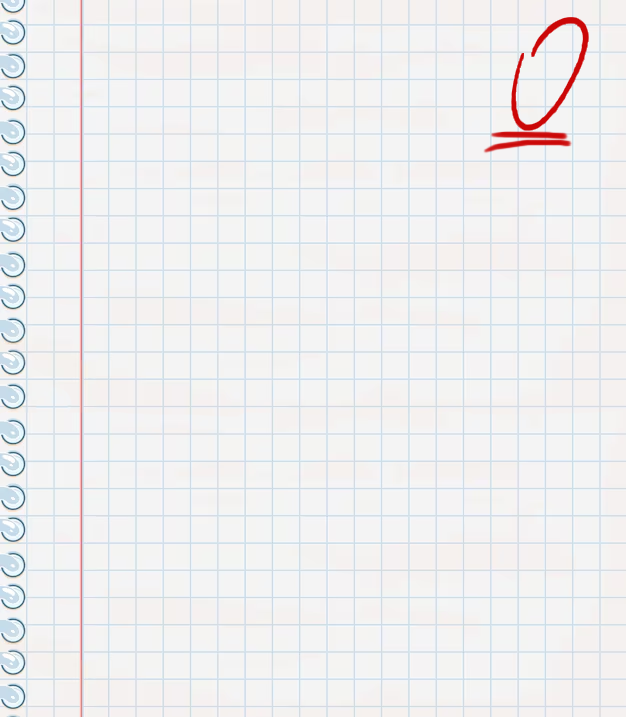
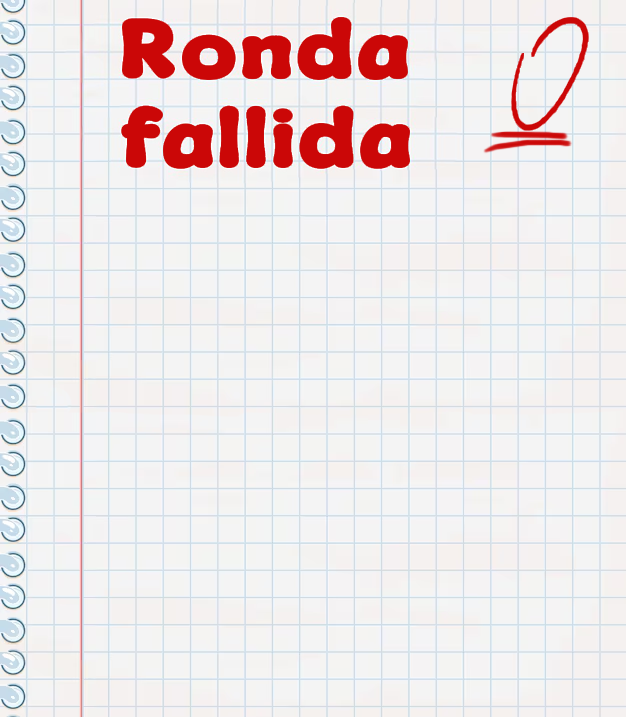
Layered file, before and after one edit (626x717). Changes by layer:
painted on "Capa 1" over [65, 2, 463, 184]
